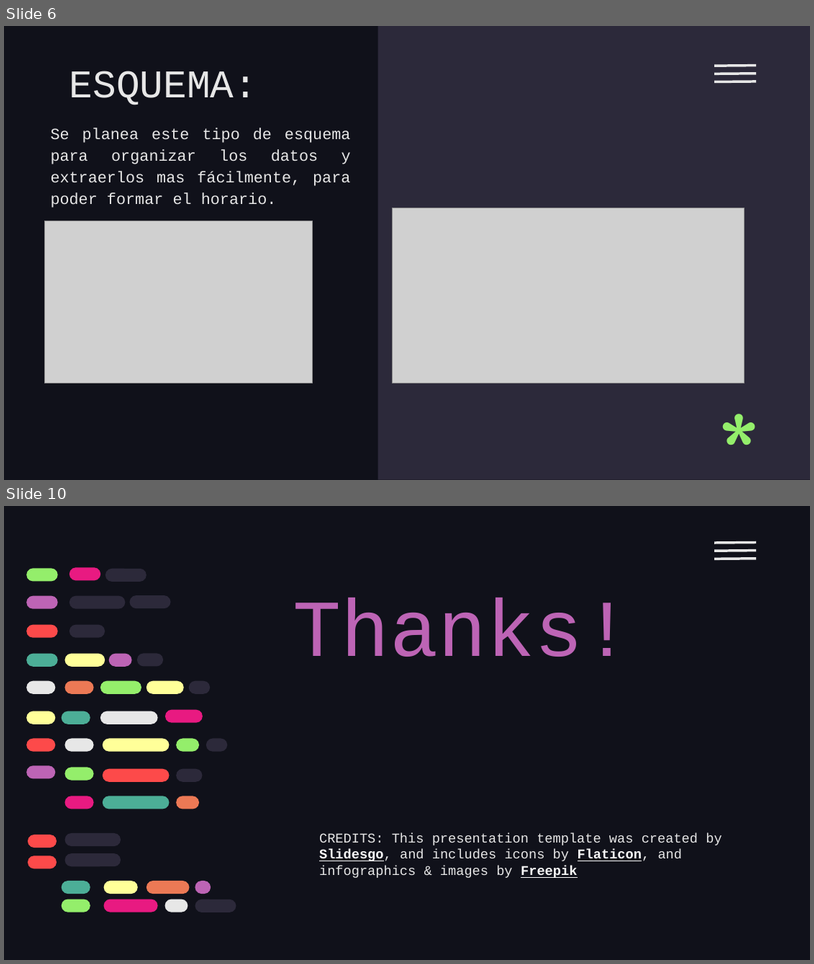
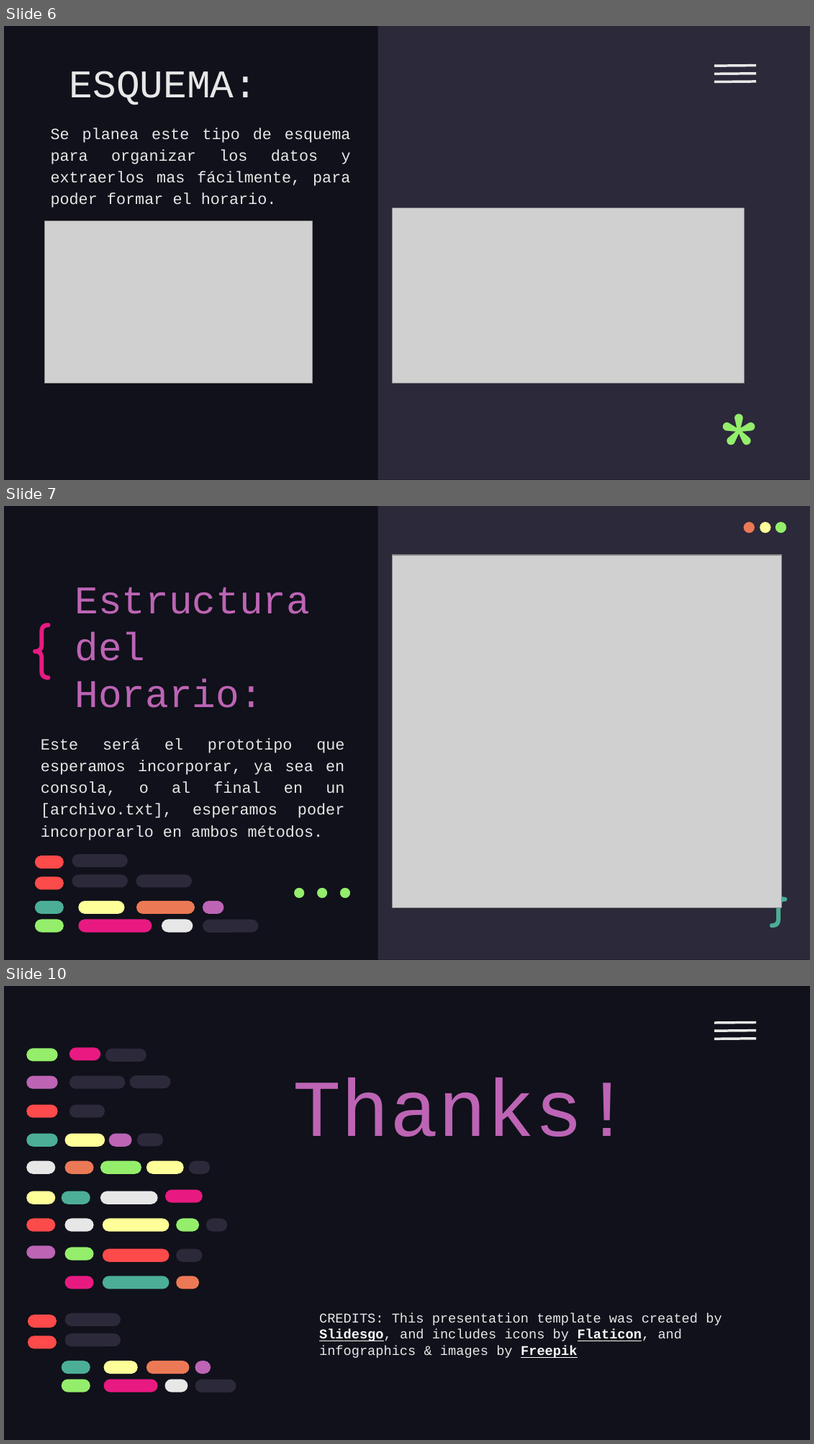
Before and after one commit to Jancarlos96/parcial-1, a slide deck: parcial 1.pptx. Shown one above the other, each under a label of ours: slides 6 and 10 before the commit, slides 6, 7 and 10 after it; the slides between them are not shown. The pictures are 814x964 and 814x1444 pixels, drawn with LibreOffice and Linux fonts; fonts in the diff are those of the drawing; grey boxes stand for pictures. Boxes give left, top, right and bottom in pixels: in the first picture for what was removed or moved away, otherwise in the second. Text is boxed around its words. In the diff, an @@ line names an element or a change of style, - is before the commit and + after.

```diff
--- a/parcial 1.pptx
+++ b/parcial 1.pptx
@@ slide 7 added at (4,506,810,960), background #10111A; not listed: 1 template element that a slide beside it also shows @@
@@ ellipse added at (744,522,756,533), fill #EC7955 @@
@@ ellipse added at (761,522,772,533), fill #FFFF99 @@
@@ ellipse added at (776,522,787,533), fill #94EE6B @@
@@ picture added at (393,555,782,908) @@
@@ title added at (75,587,311,708), 35 pt, text #BD64B5 @@
+Estructura del Horario:
@@ text added at (22,602,84,680), 50 pt, text #E81A81 @@
+{
@@ subtitle added at (41,739,345,840), 14 pt, text #E7E7E7 @@
+Este será el prototipo que esperamos incorporar, ya sea en consola, o al final en un [archivo.txt], esperamos poder incorporarlo en ambos métodos.
@@ text added at (255,868,382,916), 50 pt, text #94EE6B @@
+...
@@ text added at (761,860,808,926), 50 pt, text #4CAE97 @@
+}
@@ group added at (35,854,258,932): 13 rounded rectangles @@
```
Also in this commit, not shown: 2 other slides added, 3 slides removed, 1 other file.
